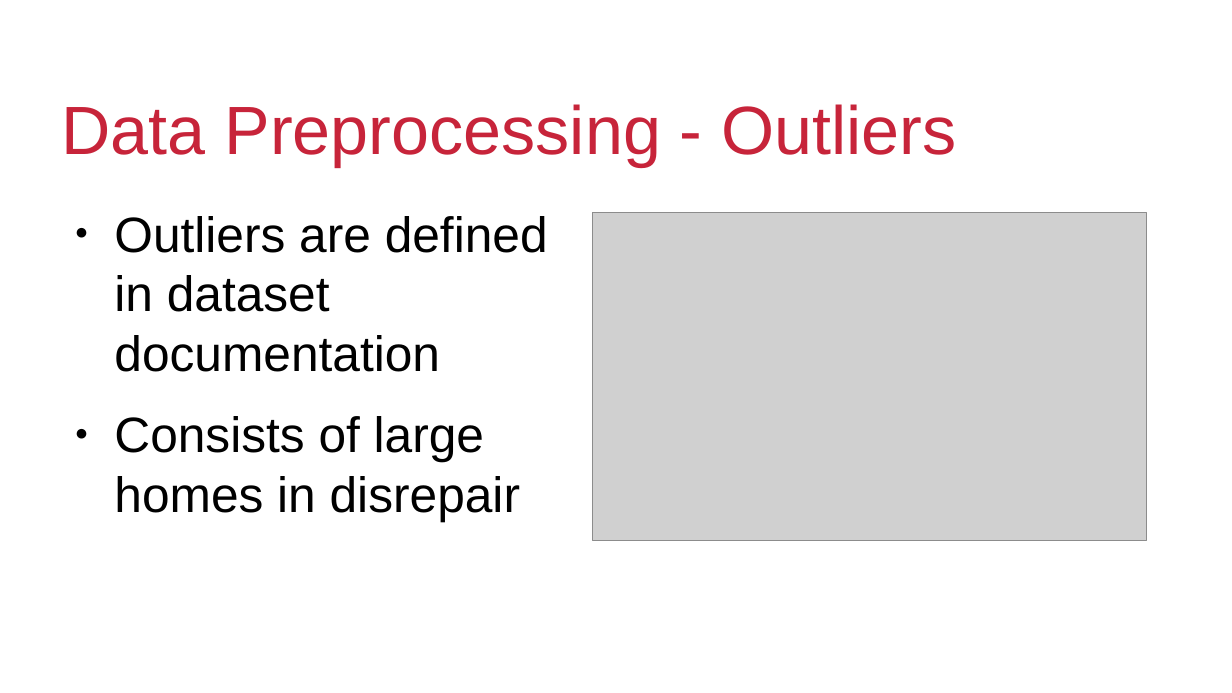
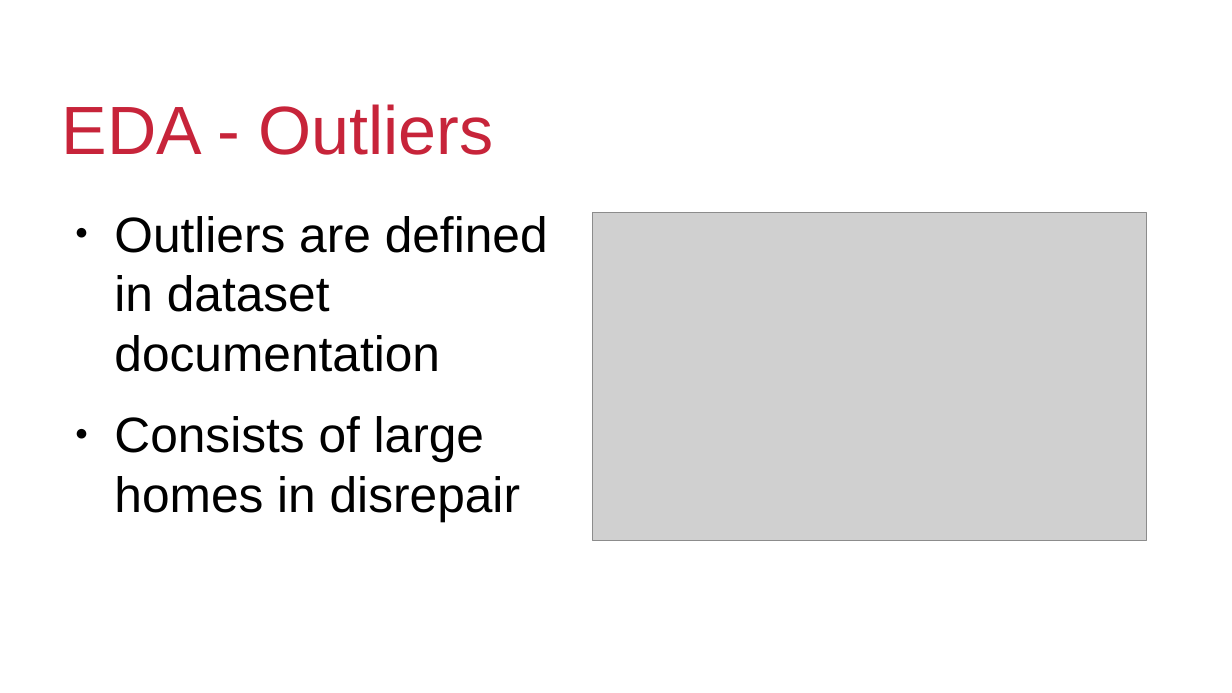
Before and after one commit to boubinmj/housing, a slide deck: slide 5 of AmesIowa.odp. Drawn at 1232x693 pixels with LibreOffice and Linux fonts; fonts in the diff are those of the drawing; grey boxes stand for pictures; background and template pictures are left out. Boxes give left, top, right and bottom in pixels: in the first picture for what was removed or moved away, otherwise in the second. Text is boxed around its words. In the diff, an @@ line names an element or a change of style, - is before the commit and + after.

```diff
--- a/AmesIowa.odp
+++ b/AmesIowa.odp
@@ title at (62, 104, 494, 155): text changed @@
-Data Preprocessing - Outliers
+EDA - Outliers
```
Also in this commit, not shown: 2 other slides changed, 5 slides added, 3 slides removed, 15 other files.
